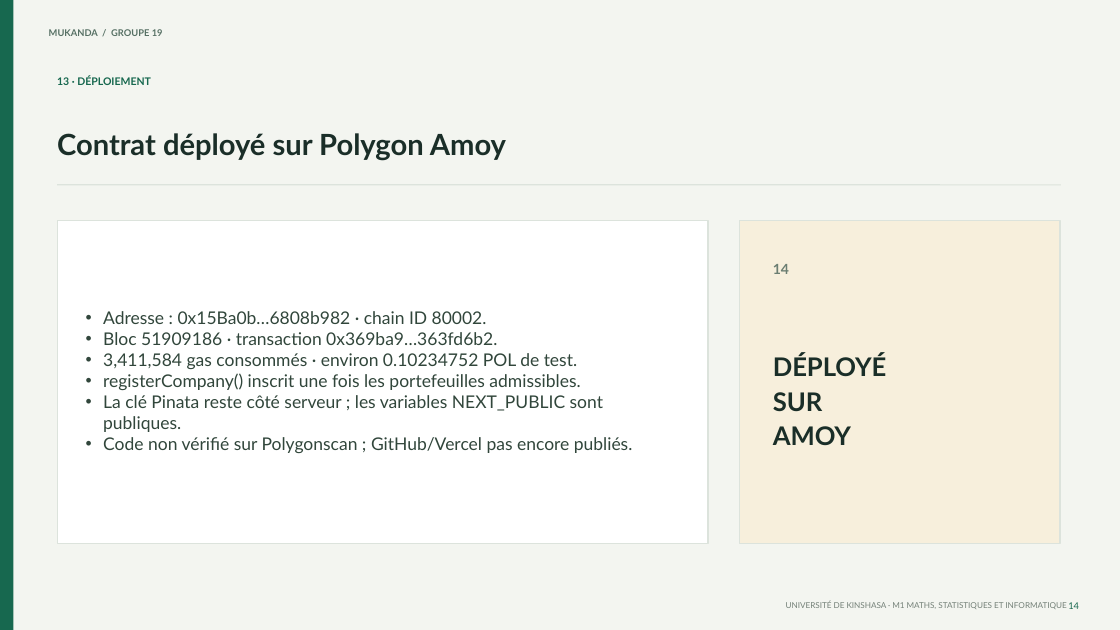
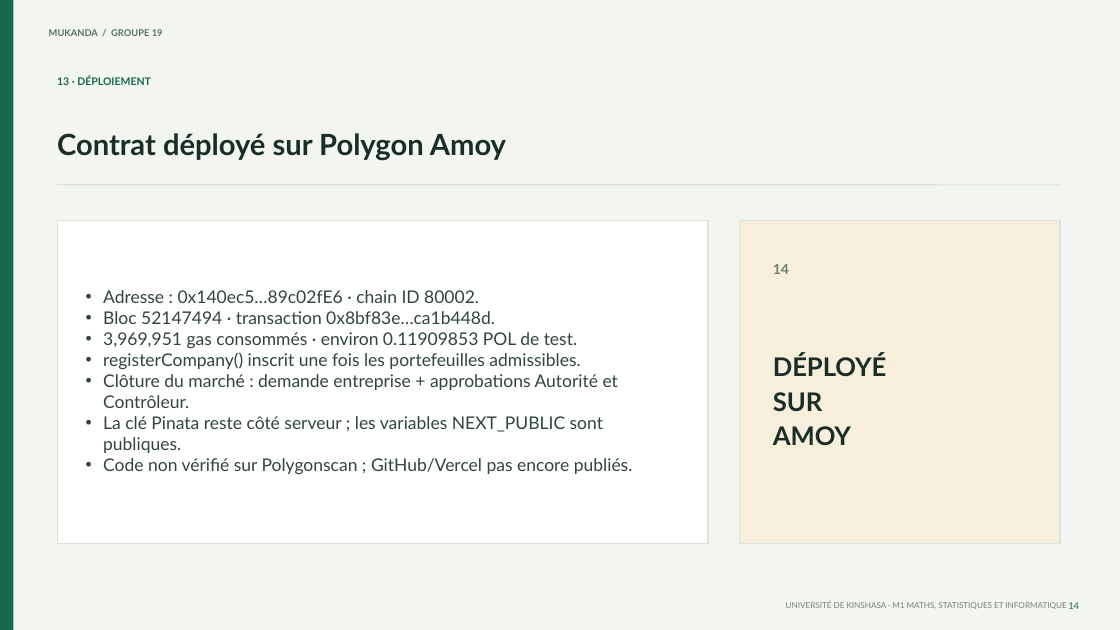
Before and after one commit to BarnabeDewa/master-marches-publics, a slide deck: slide 14 of docs/presentation.pptx. Drawn at 1120x630 pixels with LibreOffice and Linux fonts; fonts in the diff are those of the drawing. Boxes give left, top, right and bottom in pixels: in the first picture for what was removed or moved away, otherwise in the second. Text is boxed around its words. In the diff, an @@ line names an element or a change of style, - is before the commit and + after.

```diff
--- a/docs/presentation.pptx
+++ b/docs/presentation.pptx
@@ text at bbox=[103, 290, 577, 348]: text changed @@
-• Adresse : 0x15Ba0b…6808b982 · chain ID 80002.
-• Bloc 51909186 · transaction 0x369ba9…363fd6b2.
-• 3,411,584 gas consommés · environ 0.10234752 POL de test.
+• Adresse : 0x140ec5…89c02fE6 · chain ID 80002.
+• Bloc 52147494 · transaction 0x8bf83e…ca1b448d.
+• 3,969,951 gas consommés · environ 0.11909853 POL de test.
@@ text at bbox=[103, 374, 618, 408]: paragraph added @@
+• Clôture du marché : demande entreprise + approbations Autorité et Contrôleur.
```
Also in this commit, not shown: 1 other slide changed, 12 other files.
